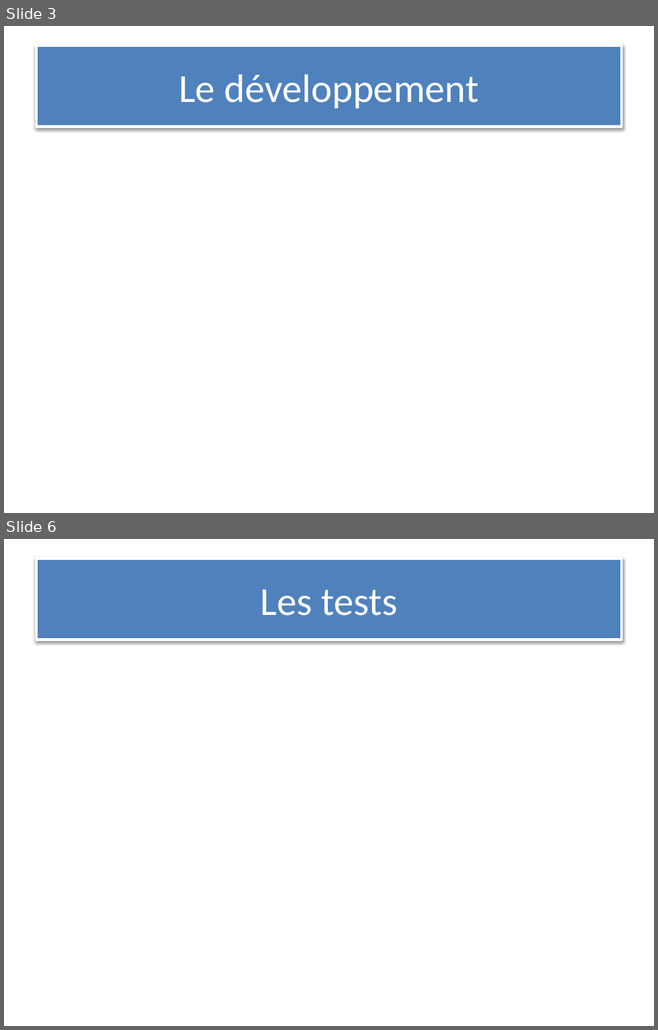
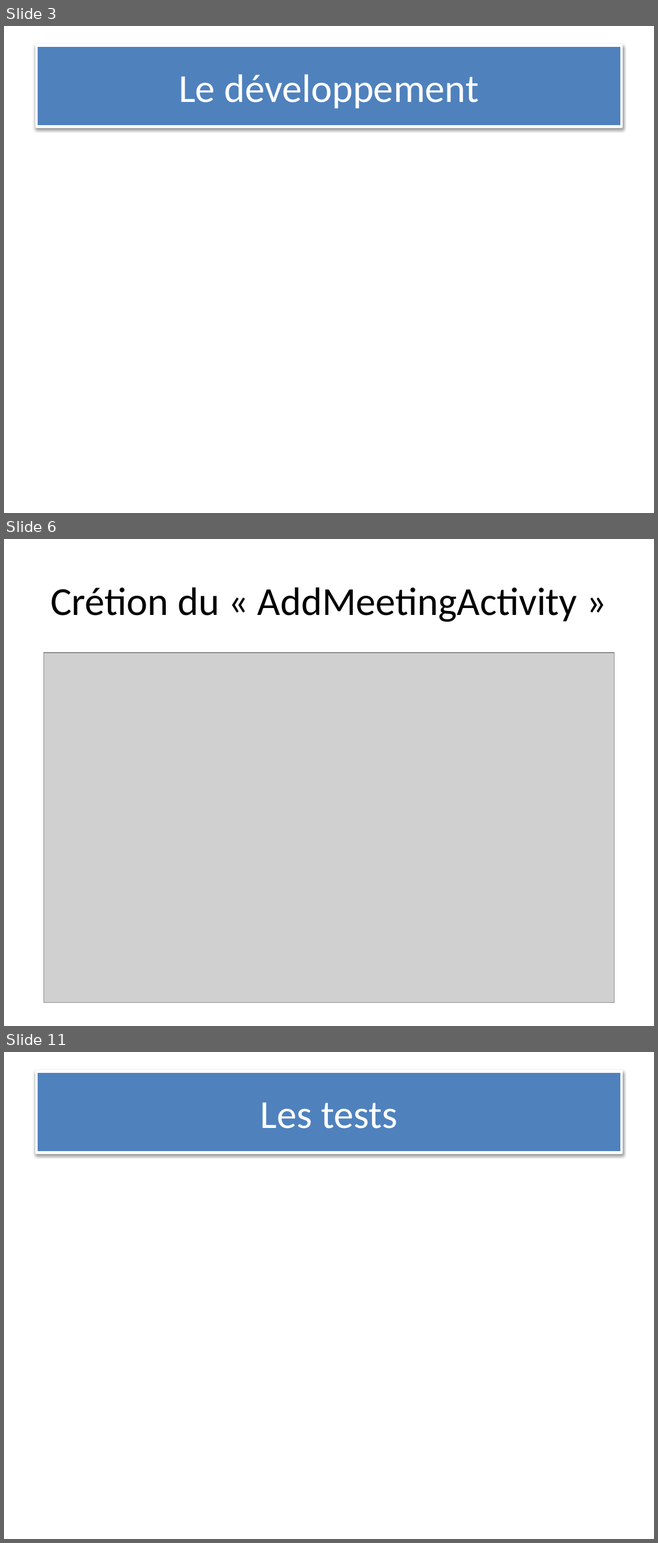
Before and after one commit to Luck-art/Projet_4_android, a slide deck: powerpoint/projet_4_powerpoint.pptx. Shown one above the other, each under a label of ours: slides 3 and 6 before the commit, slides 3, 6 and 11 after it; the slides between them are not shown. The pictures are 658x1030 and 658x1543 pixels, drawn with LibreOffice and Linux fonts; fonts in the diff are those of the drawing; grey boxes stand for pictures. Boxes give left, top, right and bottom in pixels: in the first picture for what was removed or moved away, otherwise in the second. Text is boxed around its words. In the diff, an @@ line names an element or a change of style, - is before the commit and + after.

```diff
--- a/powerpoint/projet_4_powerpoint.pptx
+++ b/powerpoint/projet_4_powerpoint.pptx
@@ slide 6 added at [4, 539, 654, 1026], background #FFFFFF @@
@@ title added at [50, 587, 577, 622], 44 pt, text #000000 @@
+Crétion du « AddMeetingActivity »
@@ picture added at [43, 653, 614, 1003] @@
@@ what was slide 6 is now slide 11 @@
```
Also in this commit, not shown: 8 slides changed, 8 other slides added, 2 slides removed, 7 other files.
